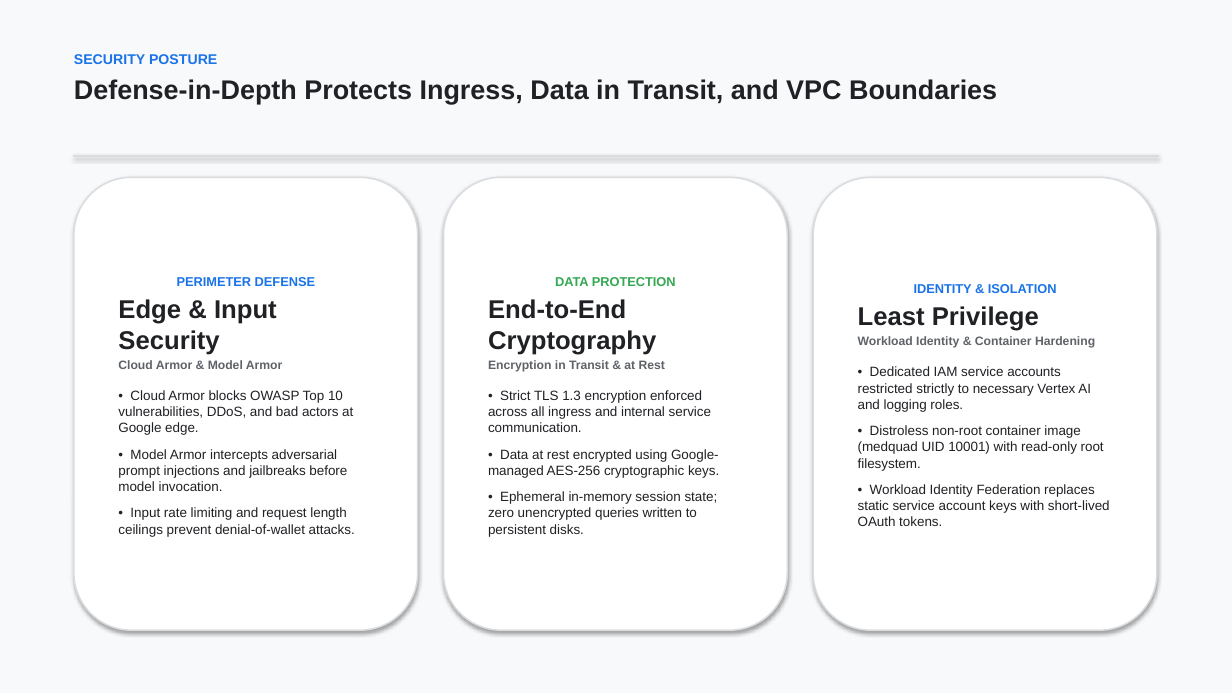
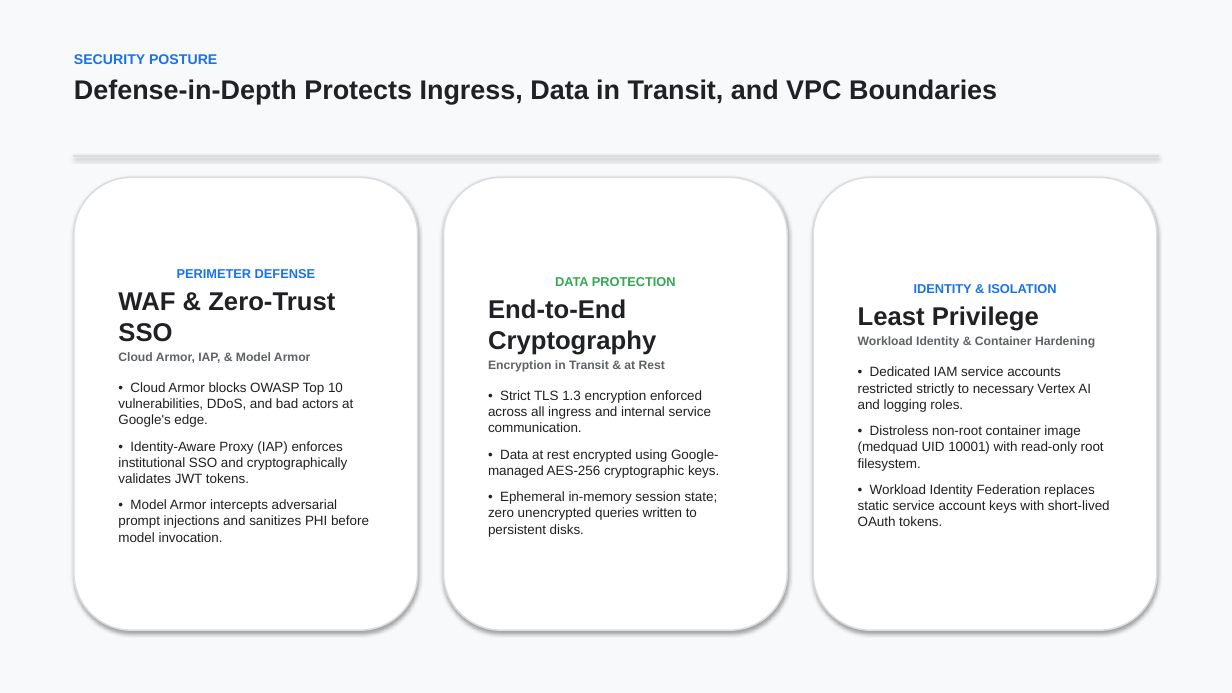
Before and after one commit to asadpatel-work/asadpatel-medquad, a slide deck: slide 4 of docs/medquad_additional_slides.pptx. Drawn at 1232x693 pixels with LibreOffice and Linux fonts; fonts in the diff are those of the drawing. Boxes give left, top, right and bottom in pixels: in the first picture for what was removed or moved away, otherwise in the second. Text is boxed around its words. In the diff, an @@ line names an element or a change of style, - is before the commit and + after.

Commit message:
feat(security): implement Google Cloud Identity-Aware Proxy (IAP) with JWT verification, Terraform resources, and updated presentation slides

```diff
--- a/docs/medquad_additional_slides.pptx
+++ b/docs/medquad_additional_slides.pptx
@@ text in rounded rectangle at (118, 292, 369, 542): text changed @@
-Edge & Input Security
-Cloud Armor & Model Armor
-• Cloud Armor blocks OWASP Top 10 vulnerabilities, DDoS, and bad actors at Google edge.
-• Model Armor intercepts adversarial prompt injections and jailbreaks before model invocation.
-• Input rate limiting and request length ceilings prevent denial-of-wallet attacks.
+WAF & Zero-Trust SSO
+Cloud Armor, IAP, & Model Armor
+• Cloud Armor blocks OWASP Top 10 vulnerabilities, DDoS, and bad actors at Google's edge.
+• Identity-Aware Proxy (IAP) enforces institutional SSO and cryptographically validates JWT tokens.
+• Model Armor intercepts adversarial prompt injections and sanitizes PHI before model invocation.
```
Also in this commit, not shown: 1 other slide changed, 17 other files.
